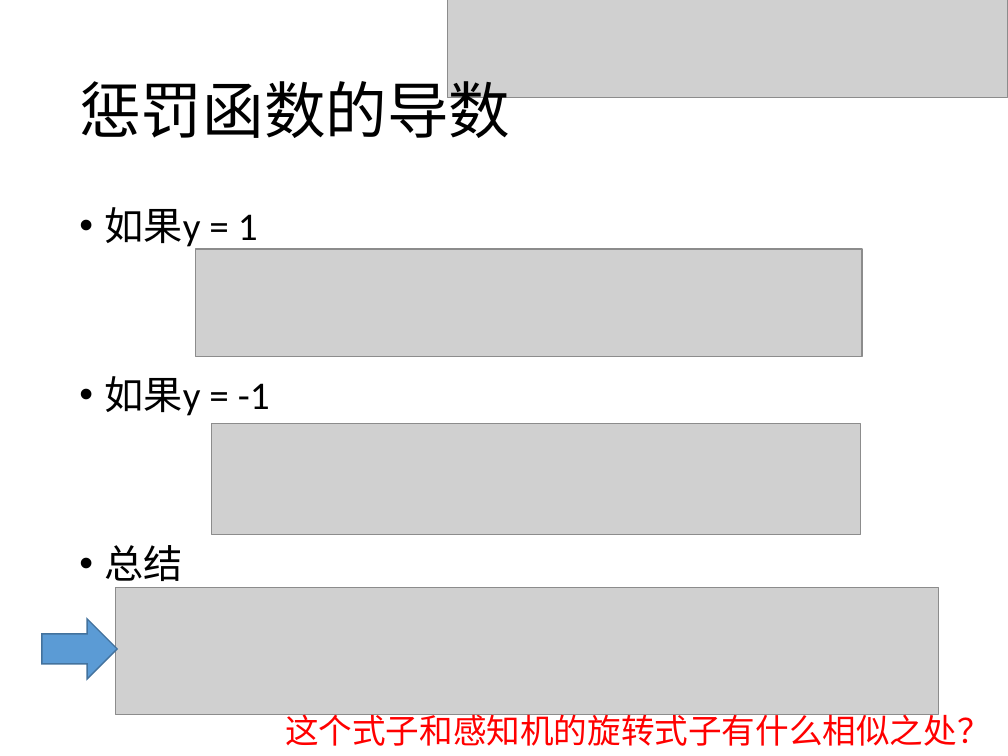
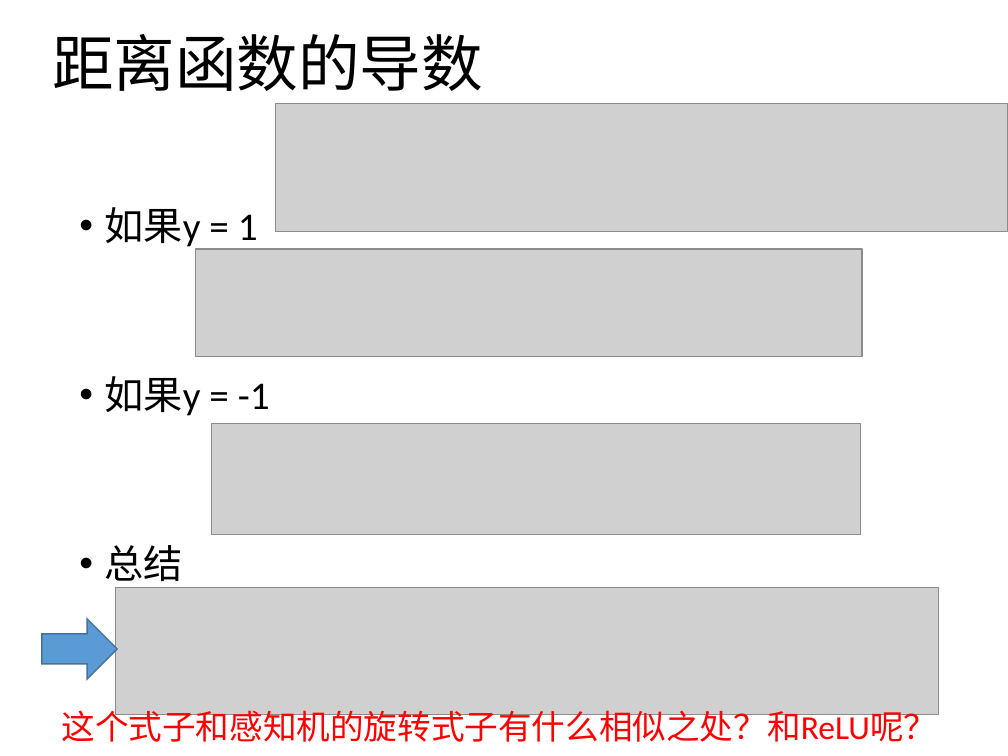
Before and after one commit to yishuai/bigalgo, a slide deck: slide 5 of ppt/11-svm-sgd.pptx (slide 6 before the commit). Drawn at 1008x756 pixels with LibreOffice and Linux fonts; fonts in the diff are those of the drawing; grey boxes stand for pictures. Boxes give left, top, right and bottom in pixels: in the first picture for what was removed or moved away, otherwise in the second. Text is boxed around its words. In the diff, an @@ line names an element or a change of style, - is before the commit and + after.

```diff
--- a/ppt/11-svm-sgd.pptx
+++ b/ppt/11-svm-sgd.pptx
@@ title at <box>52,34,483,91</box>: text changed @@
-惩罚函数的导数
+距离函数的导数
@@ picture: place and size @@
-picture at <box>448,0,1008,98</box>
+picture at <box>275,104,1008,232</box>
@@ text at <box>62,704,938,742</box>: text changed @@
-这个式子和感知机的旋转式子有什么相似之处？
+这个式子和感知机的旋转式子有什么相似之处？和ReLU呢？
```
Also in this commit, not shown: 3 other slides changed, 21 other files.
